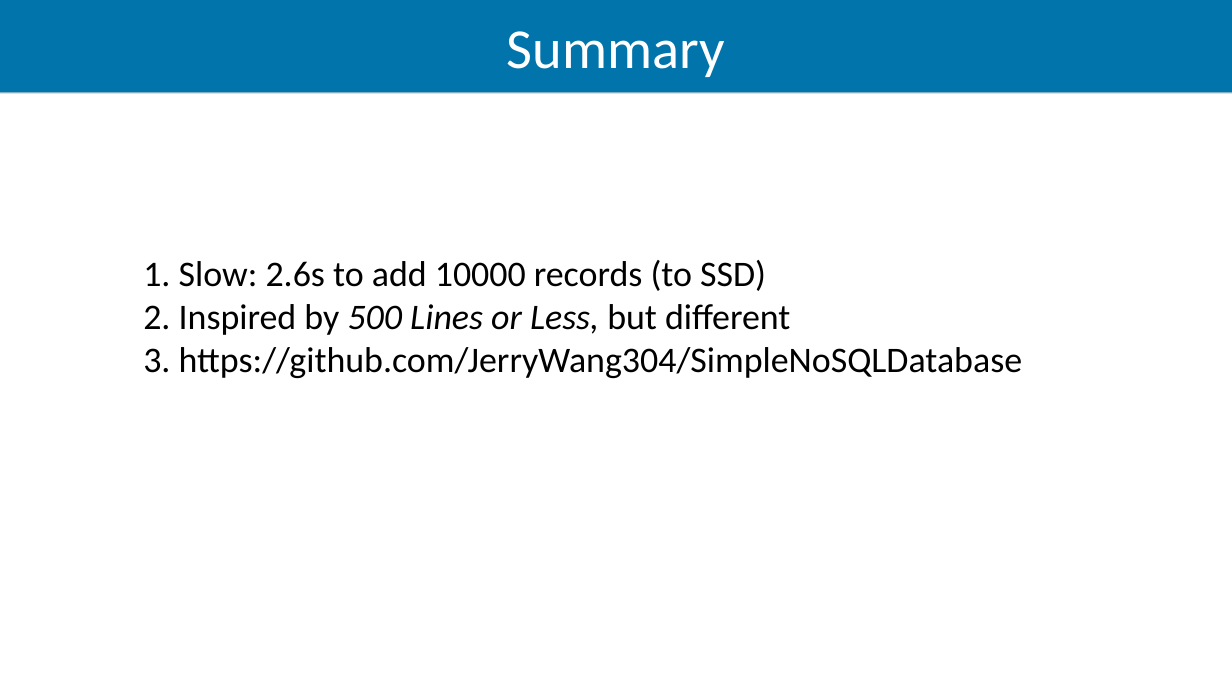
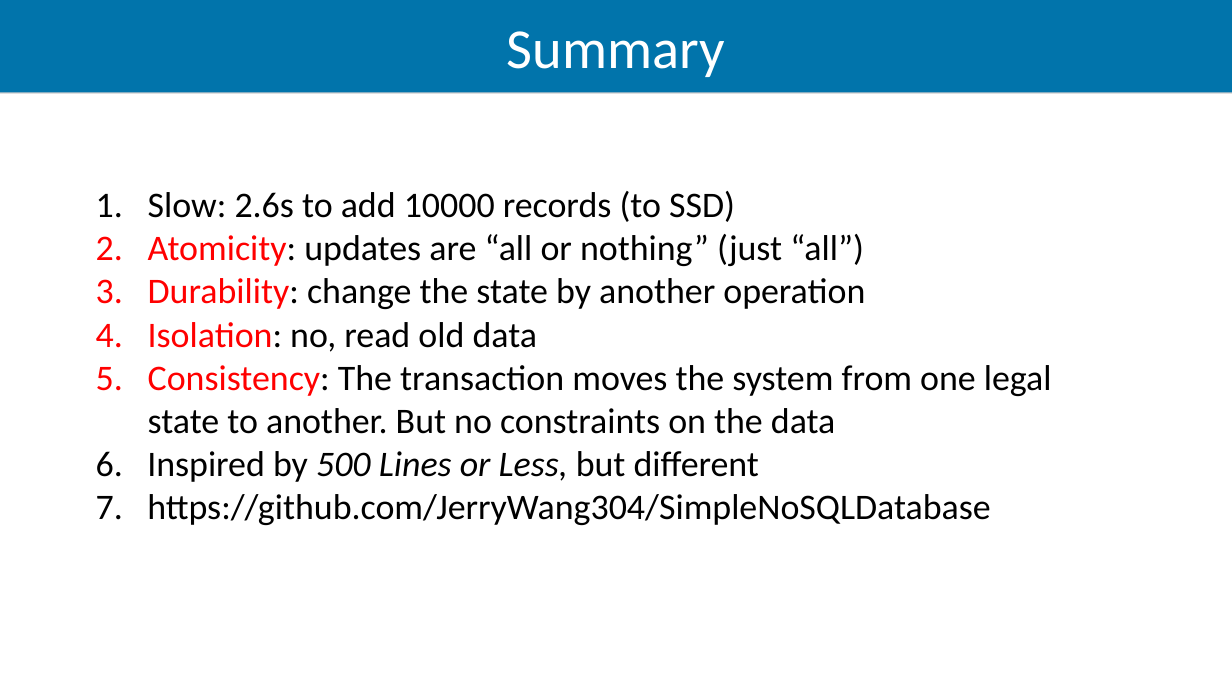
Before and after one commit to JerryWang304/SimpleNoSQLDatabase, a slide deck: slide 8 of Presentation.ppt. Drawn at 1232x693 pixels with LibreOffice and Linux fonts; fonts in the diff are those of the drawing. Boxes give left, top, right and bottom in pixels: in the first picture for what was removed or moved away, otherwise in the second. Text is boxed around its words. In the diff, an @@ line names an element or a change of style, - is before the commit and + after.

Commit message:
update ppt

```diff
--- a/Presentation.ppt
+++ b/Presentation.ppt
@@ text at [96, 191, 1052, 525]: text changed @@
-1. Slow: 2.6s to add 10000 records (to SSD)
-2. Inspired by 500 Lines or Less, but different
-3. https://github.com/JerryWang304/SimpleNoSQLDatabase
+1. Slow: 2.6s to add 10000 records (to SSD)
+2. Atomicity: updates are “all or nothing” (just “all”)
+3. Durability: change the state by another operation
+4. Isolation: no, read old data
+5. Consistency: The transaction moves the system from one legal state to another. But no constraints on the data
+6. Inspired by 500 Lines or Less, but different
+7. https://github.com/JerryWang304/SimpleNoSQLDatabase
```
Also in this commit, not shown: 2 other slides changed.
